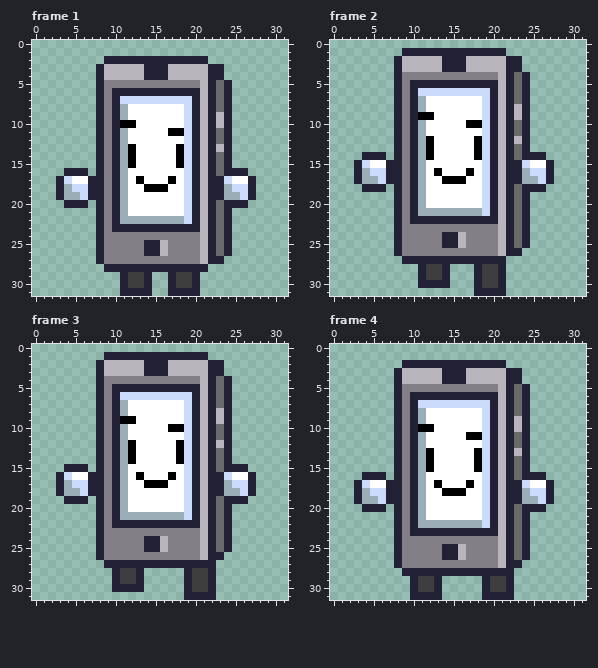
A pixel-art file gets an edit: Aseprite/PhoneWalking.aseprite. That is the earlier state.
32x32 pixels, 8 frames. Shown: frame 1, frame 2, frame 3, frame 4. The commit also changed other frames, which this record leaves out.
New version:
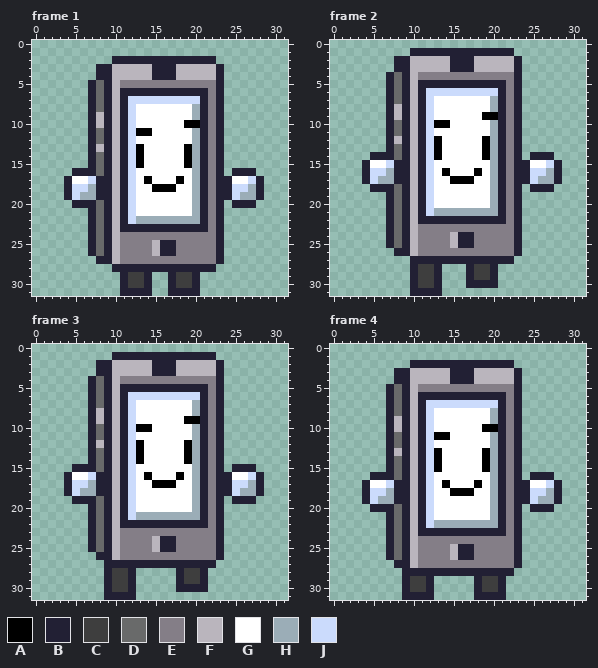
Palette (. is transparent): A #000000  B #222034  C #3e3e3e  D #696a6a  E #847e87  F #bab5bd  G #ffffff  H #9badb7  J #cbdbfc
What changed:
Changed rows in their new state; - is an unchanged pixel.
Frame 1, layers "Manos", "Cuerpo":
first column x 3:
 2 ------.------------B------
 3 ------B----F--B----F------
 4 ------B----F--B----F------
 5 ----BDBF----------EEB.----
 6 ----BDBF----------BEB.----
 7 ----BDBFB--------JBEB.----
 8 ----BDBFBJ------GHBEB.----
 9 ----BFBFBJ------GHBEB.----
10 ----BFBFBJ------AABEB.----
11 ----BDBFBJAA--GGGHBEB.----
12 ----BDBFBJ------GHBEB.----
13 ----BFBFBJA----GAHBEB.----
14 ----BDBFBJA----GAHBEB.----
15 ----BDBFBJA----GAHBEB.----
16 -.--BDBFBJ------GHBEB.--B-
17 .B--J-BFBJGA--GAGHBE-B--JB
18 .B--H-BFBJ-G--A-GHBE-B--HB
19 .BJHH-BFBJ------GHBE-BJHHB
20 -.--BDBFBJ------GHBEB.--B-
21 ----BDBFBJ------GHBEB.----
22 ----BDBFBJ------HHBEB.----
23 ----BDBF----------BEB.----
24 ----BDBF----------EEB.----
25 ----BDBF---EFBB---EEB.----
26 ----BDBF---EFBB---EEB.----
27 ------BF----------EE------
28 ------.------------B------
Frame 2, layers "Manos", "Cuerpo", "Pies":
first column x 3:
 1 ------.------------B------
 2 ------B----F--B----F------
 3 ------B----F--B----F------
 4 ----BDBF----------EEB.----
 5 ----BDBF----------BEB.----
 6 ----BDBFB--------JBEB.----
 7 ----BDBFBJ------GHBEB.----
 8 ----BFBFBJ------GHBEB.----
 9 ----BFBFBJ------AABEB.----
10 ----BDBFBJAA--GGGHBEB.----
11 ----BDBFBJ------GHBEB.----
12 ----BFBFBJA----GAHBEB.----
13 ----BDBFBJA----GAHBEB.----
14 -.--BDBFBJA----GAHBEB.--B-
15 .B--J-BFBJ------GHBE-B--JB
16 .B--H-BFBJGA--GAGHBE-B--HB
17 .BJHH-BFBJ-G--A-GHBE-BJHHB
18 -.--BDBFBJ------GHBEB.--B-
19 ----BDBFBJ------GHBEB.----
20 ----BDBFBJ------GHBEB.----
21 ----BDBFBJ------HHBEB.----
22 ----BDBF----------BEB.----
23 ----BDBF----------EEB.----
24 ----BDBF---EFBB---EEB.----
25 ----BDBF---EFBB---EEB.----
26 ------BF----------EE------
27 ------.------------B------
28 -------BC-B.--BC-B.-------
29 -------BC-B.--BC-B.-------
30 -------BCC-.--B-BB.-------
31 -------BBBB----....-------
Frame 3, layers "Manos", "Cuerpo", "Pies":
first column x 3:
 1 ------.------------B------
 2 ------B----F--B----F------
 3 ------B----F--B----F------
 4 ----BDBF----------EEB.----
 5 ----BDBF----------BEB.----
 6 ----BDBFB--------JBEB.----
 7 ----BDBFBJ------GHBEB.----
 8 ----BFBFBJ------GHBEB.----
 9 ----BFBFBJ------AABEB.----
10 ----BDBFBJAA--GGGHBEB.----
11 ----BDBFBJ------GHBEB.----
12 ----BFBFBJA----GAHBEB.----
13 ----BDBFBJA----GAHBEB.----
14 ----BDBFBJA----GAHBEB.----
15 -.--BDBFBJ------GHBEB.--B-
16 .B--J-BFBJGA--GAGHBE-B--JB
17 .B--H-BFBJ-G--A-GHBE-B--HB
18 .BJHH-BFBJ------GHBE-BJHHB
19 -.--BDBFBJ------GHBEB.--B-
20 ----BDBFBJ------GHBEB.----
21 ----BDBFBJ------HHBEB.----
22 ----BDBF----------BEB.----
23 ----BDBF----------EEB.----
24 ----BDBF---EFBB---EEB.----
25 ----BDBF---EFBB---EEB.----
26 ------BF----------EE------
28 ------BC-B.----BC-B.------
29 ------BC-B.----BC-B.------
30 ------BCC-.----B-BB.------
31 ------BBBB------....------
Frame 4, layers "Manos", "Cuerpo", "Pies":
first column x 3:
 2 ------.------------B------
 3 ------B----F--B----F------
 4 ------B----F--B----F------
 5 ----BDBF----------EEB.----
 6 ----BDBF----------BEB.----
 7 ----BDBFB--------JBEB.----
 8 ----BDBFBJ------GHBEB.----
 9 ----BFBFBJ------GHBEB.----
10 ----BFBFBJ------AABEB.----
11 ----BDBFBJAA--GGGHBEB.----
12 ----BDBFBJ------GHBEB.----
13 ----BFBFBJA----GAHBEB.----
14 ----BDBFBJA----GAHBEB.----
15 ----BDBFBJA----GAHBEB.----
16 -.--BDBFBJ------GHBEB.--B-
17 .B--J-BFBJGA--GAGHBE-B--JB
18 .B--H-BFBJ-G--A-GHBE-B--HB
19 .BJHH-BFBJ------GHBE-BJHHB
20 -.--BDBFBJ------GHBEB.--B-
21 ----BDBFBJ------GHBEB.----
22 ----BDBFBJ------HHBEB.----
23 ----BDBF----------BEB.----
24 ----BDBF----------EEB.----
25 ----BDBF---EFBB---EEB.----
26 ----BDBF---EFBB---EEB.----
27 ------BF----------EE------
29 ------BC-B.----BC-B.------
30 ------BC-B.----BC-B.------
31 ------B---.----B---.------
Where, in picture pixels (left, top, right, bottom), the same in both pictures:
changed: (56, 56, 264, 272)
changed: (354, 48, 562, 296)
changed: (56, 352, 264, 600)
changed: (354, 360, 562, 600)
